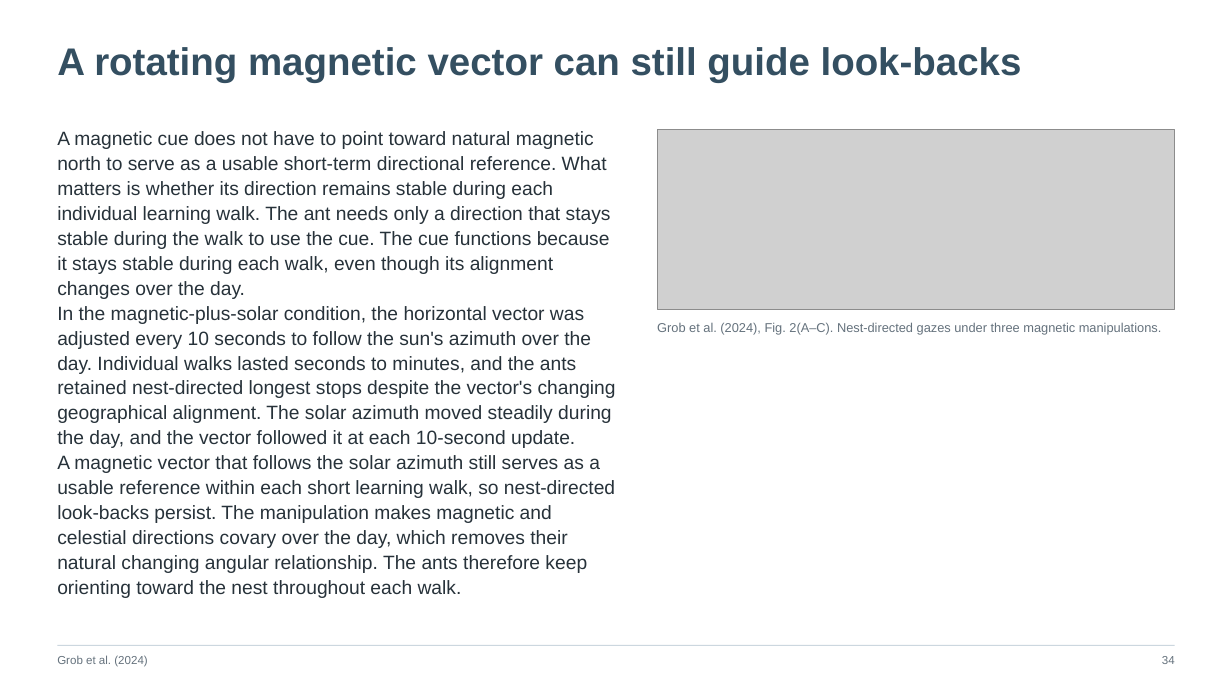
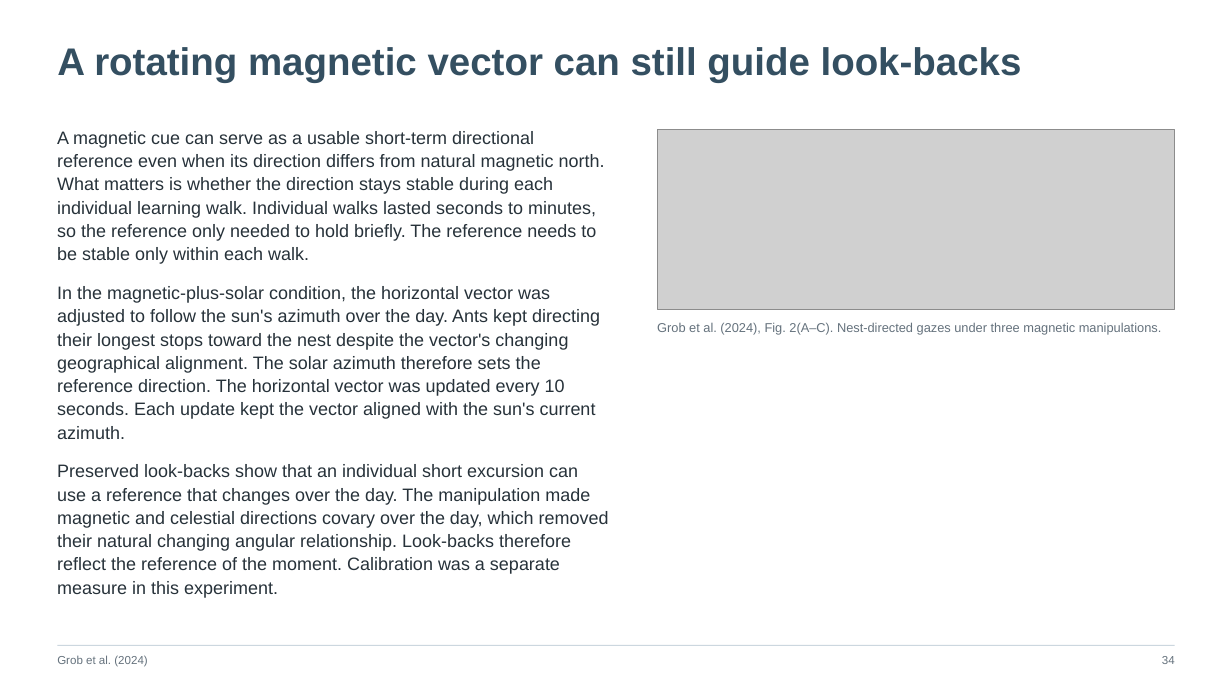
Before and after one commit to jordanxxlopez/NEUROETHOLOGY, a slide deck: slide 45 of scaffolded/Neuroethology_Lecture28_FA2026_SCAFFOLDED.pptx (slide 47 before the commit). Drawn at 1232x693 pixels with LibreOffice and Linux fonts; fonts in the diff are those of the drawing; grey boxes stand for pictures. Boxes give left, top, right and bottom in pixels: in the first picture for what was removed or moved away, otherwise in the second. Text is boxed around its words. In the diff, an @@ line names an element or a change of style, - is before the commit and + after.

```diff
--- a/scaffolded/Neuroethology_Lecture28_FA2026_SCAFFOLDED.pptx
+++ b/scaffolded/Neuroethology_Lecture28_FA2026_SCAFFOLDED.pptx
@@ text at (57, 131, 609, 598): text changed; size 15 to 14 pt @@
-A magnetic cue does not have to point toward natural magnetic north to serve as a usable short-term directional reference. What matters is whether its direction remains stable during each individual learning walk. The ant needs only a direction that stays stable during the walk to use the cue. The cue functions because it stays stable during each walk, even though its alignment changes over the day.
-In the magnetic-plus-solar condition, the horizontal vector was adjusted every 10 seconds to follow the sun's azimuth over the day. Individual walks lasted seconds to minutes, and the ants retained nest-directed longest stops despite the vector's changing geographical alignment. The solar azimuth moved steadily during the day, and the vector followed it at each 10-second update.
-A magnetic vector that follows the solar azimuth still serves as a usable reference within each short learning walk, so nest-directed look-backs persist. The manipulation makes magnetic and celestial directions covary over the day, which removes their natural changing angular relationship. The ants therefore keep orienting toward the nest throughout each walk.
+A magnetic cue can serve as a usable short-term directional reference even when its direction differs from natural magnetic north. What matters is whether the direction stays stable during each individual learning walk. Individual walks lasted seconds to minutes, so the reference only needed to hold briefly. The reference needs to be stable only within each walk.
+In the magnetic-plus-solar condition, the horizontal vector was adjusted to follow the sun's azimuth over the day. Ants kept directing their longest stops toward the nest despite the vector's changing geographical alignment. The solar azimuth therefore sets the reference direction. The horizontal vector was updated every 10 seconds. Each update kept the vector aligned with the sun's current azimuth.
+Preserved look-backs show that an individual short excursion can use a reference that changes over the day. The manipulation made magnetic and celestial directions covary over the day, which removed their natural changing angular relationship. Look-backs therefore reflect the reference of the moment. Calibration was a separate measure in this experiment.
```
Also in this commit, not shown: 55 other slides changed, 3 slides added, 3 slides removed, 3 other files.
